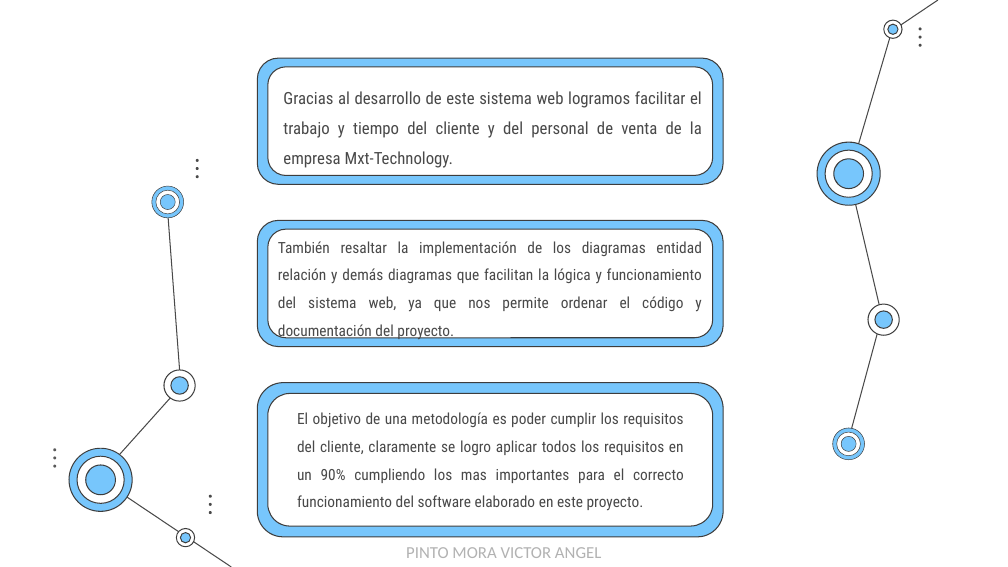
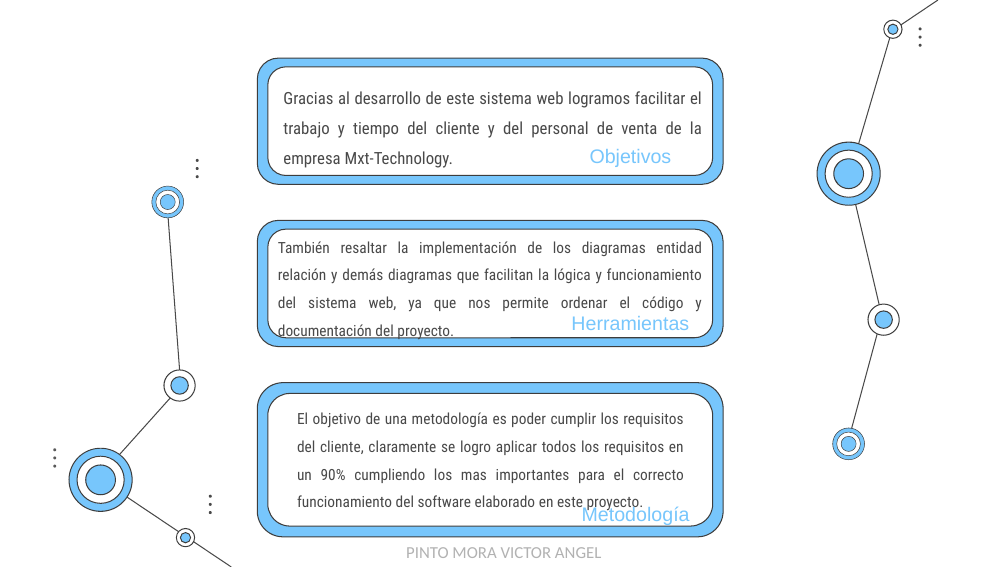
Before and after one commit to EgCooper/Mxt-Technology, a slide deck: slide 45 of Documentacion/Mxt-Technology Presentacion.pptx. Drawn at 1008x567 pixels with LibreOffice and Linux fonts; fonts in the diff are those of the drawing. Boxes give left, top, right and bottom in pixels: in the first picture for what was removed or moved away, otherwise in the second. Text is boxed around its words. In the diff, an @@ line names an element or a change of style, - is before the commit and + after.

```diff
--- a/Documentacion/Mxt-Technology Presentacion.pptx
+++ b/Documentacion/Mxt-Technology Presentacion.pptx
@@ text added at (x1=590, y1=149, x2=672, y2=167), 14 pt, text #77C6FC @@
+Objetivos
@@ text added at (x1=571, y1=316, x2=689, y2=330), 14 pt, text #77C6FC @@
+Herramientas
@@ text added at (x1=582, y1=506, x2=690, y2=526), 14 pt, text #77C6FC @@
+Metodología
```
Also in this commit, not shown: 6 other slides changed.
